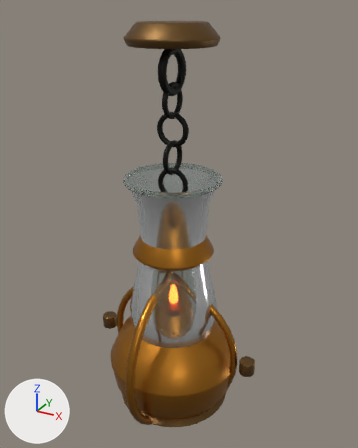
Renders of the glTF model public/assets/models/props/interiors/period-hanging-oil-lamp.glb from each side of a commit.
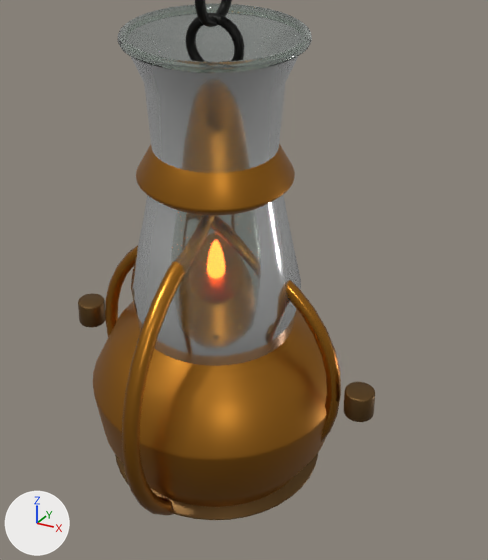
The first picture shows the older version from a camera (50 mm lens) standing at (0.696, -1.227, 0.042) and looking at (0.003, 0.032, -0.588). The close-ups show the older and then the newer version on the part from 18% to 87% of the width and 36% to 100% of the height of that picture. Only the edits that show in the close-ups are written down. Lighting does not change. The marker at lower left points along +X, +Y and +Z. Where no turn or scale is listed for an object, it has been applied to the vertices. Vertices at exactly the same position are counted once.

In view in the first close-up: 'LampChainLink_3', 'LampChimneyLip', 'LampGimbalInner', 'LampGimbalOuter', 'LampGimbalPivot_-1', 'LampGimbalPivot_1', 'LampGlassChimney', 'LampReservoir', 'LampReservoirLowerBand', 'LampUpperCap' and 1 more.
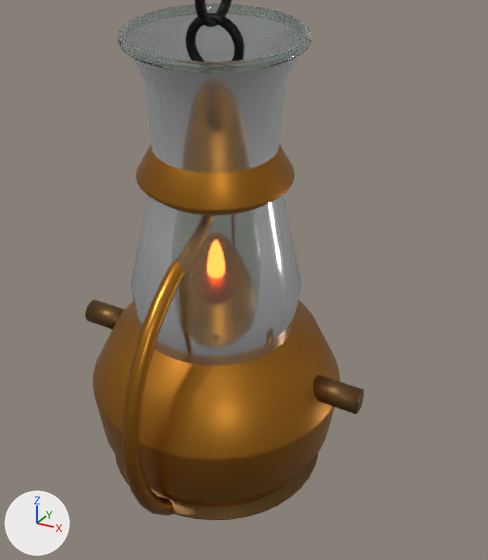
Changed parts and their boxes [x1, y1, x2, y2] in the close-ups (488 x 560 px):
```json
{"object": "LampGimbalInner", "change": "deleted", "before": [105, 245, 341, 443]}
{"object": "LampGimbalPivot_1", "change": "reshaped, moved, turned, rescaled", "before": [343, 382, 375, 422], "after": [313, 375, 364, 414]}
{"object": "LampGimbalPivot_-1", "change": "reshaped, moved, turned, rescaled", "before": [78, 293, 105, 327], "after": [85, 300, 125, 330]}
{"part": 1, "of": "me_cone", "change": "reshaped", "before": [78, 293, 375, 422], "after": [85, 300, 364, 414]}
```

The change, as JSON lines over the scene's bpy script:
```json
{"block": "me_cone", "where": "# used by ob_lampgimbalpivot__1; location = (-0.27, 0.0, -1.02); scale = (0.025, 0.025, 0.025)"}
{"op": "remove", "block": "me_cone", "code": "me_cone.from_pydata(...)  # 120 vertices, 236 faces; spans x -1.0..1.0, y -1.0..1.0, z -0.9..0.9"}
{"op": "add", "block": "me_cone", "code": "me_cone.from_pydata(...)  # 40 vertices, 76 faces; spans x -0.52..0.52, y -0.52..0.52, z -1.0..1.0"}
{"block": "me_cone", "change": "me_cone part 1: the whole mesh is rebuilt"}
{"op": "remove", "block": "ob_lampgimbalinner", "code": ["ob_lampgimbalinner = bpy.data.objects.new('LampGimbalInner', me_torus_010)", "ob_lampgimbalinner.location = (0.0, 0.0, -1.02)"]}
{"op": "set", "path": "ob_lampgimbalpivot__1.location", "old": "(-0.27, 0.0, -1.02)", "new": "(-0.23, 0.0, -1.02)"}
{"op": "set", "path": "ob_lampgimbalpivot__1.rotation_euler", "old": "(0.0, 0.0, 0.0)", "new": "(1.571, 0.0, 1.571)", "note": "degrees (0, 0, 0) -> degrees (90, 0, 90)"}
{"op": "set", "path": "ob_lampgimbalpivot__1.scale", "old": "(0.025, 0.025, 0.025)", "new": "(0.04, 0.04, 0.04)"}
{"op": "set", "path": "ob_lampgimbalpivot_1.location", "old": "(0.27, 0.0, -1.02)", "new": "(0.23, 0.0, -1.02)"}
{"op": "set", "path": "ob_lampgimbalpivot_1.rotation_euler", "old": "(0.0, 0.0, 0.0)", "new": "(1.571, 0.0, -1.571)", "note": "degrees (0, 0, 0) -> degrees (90, 0, -90)"}
{"op": "set", "path": "ob_lampgimbalpivot_1.scale", "old": "(0.025, 0.025, 0.025)", "new": "(0.04, 0.04, 0.04)"}
```
